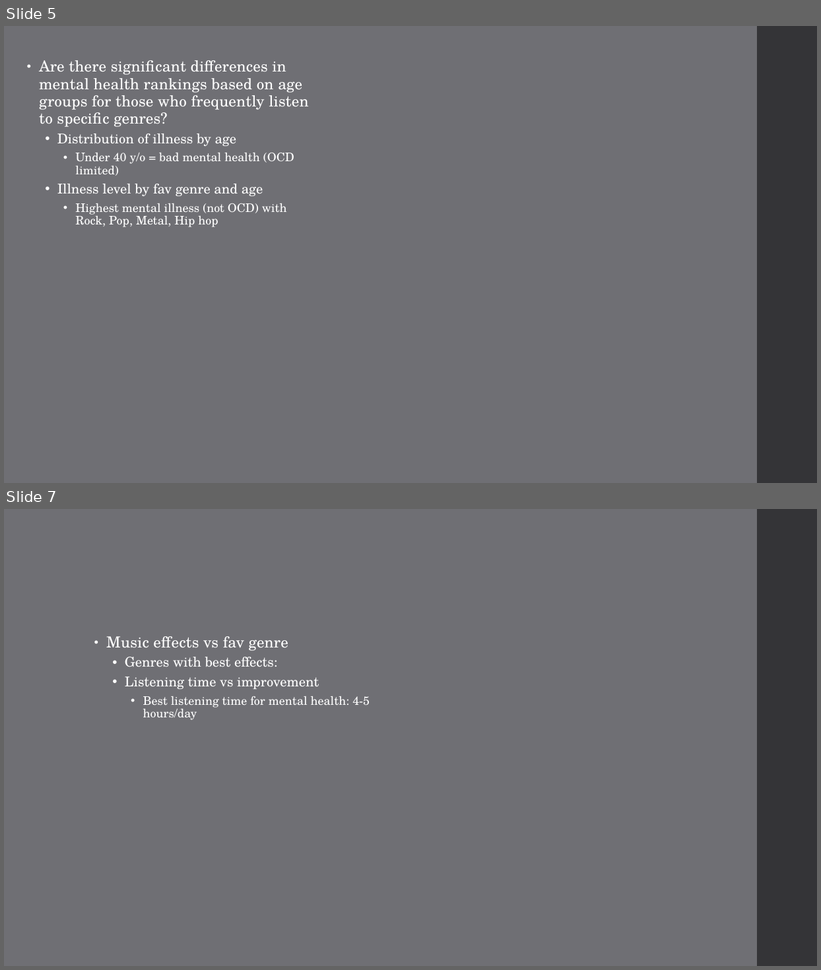
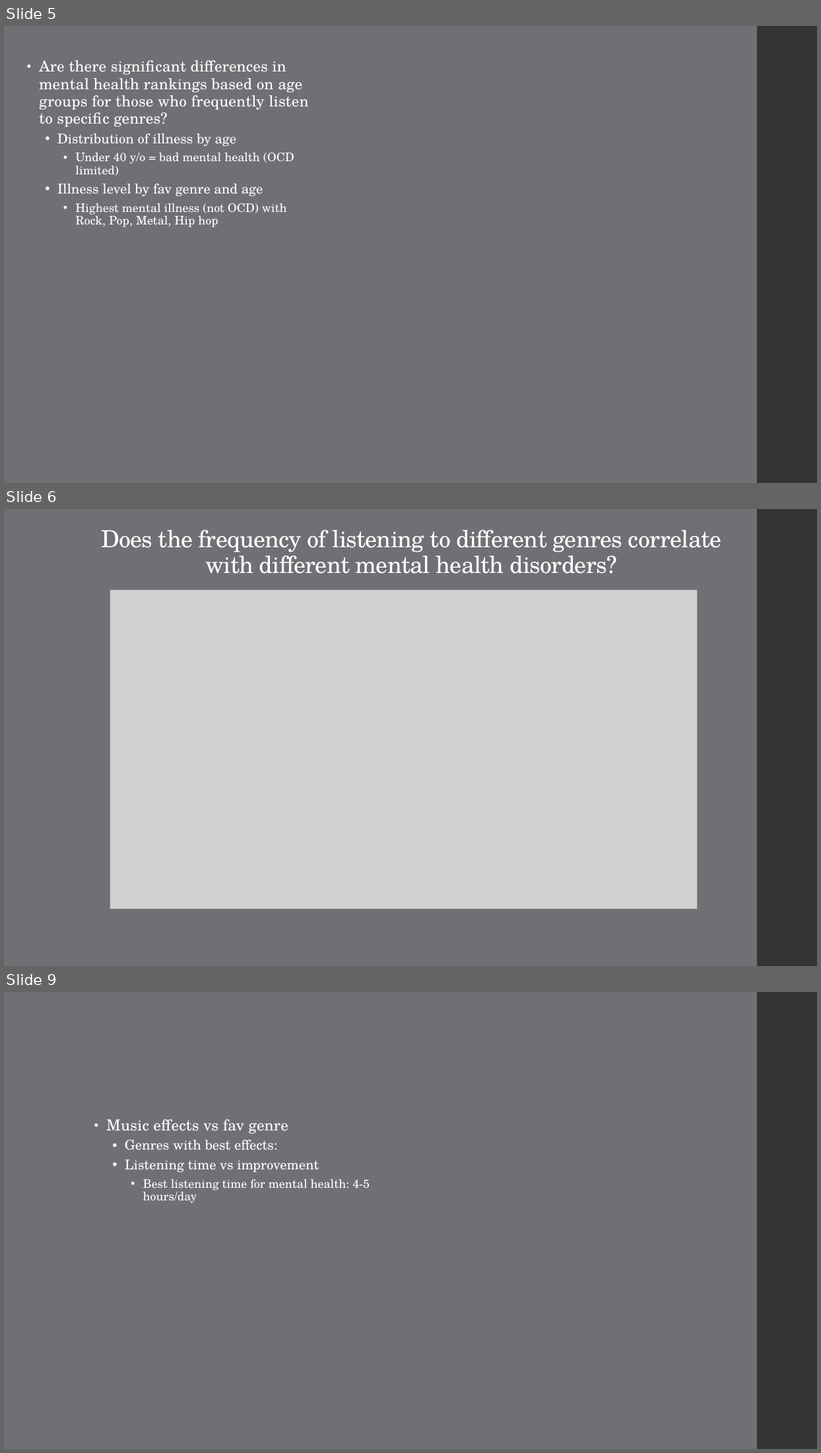
Before and after one commit to TheWizler/project1_group_10, a slide deck: Sarah's_work/Project 1 Presentation.pptx. Shown one above the other, each under a label of ours: slides 5 and 7 before the commit, slides 5, 6 and 9 after it; the slides between them are not shown. The pictures are 821x970 and 821x1453 pixels, drawn with LibreOffice and Linux fonts; fonts in the diff are those of the drawing; grey boxes stand for pictures. Boxes give left, top, right and bottom in pixels: in the first picture for what was removed or moved away, otherwise in the second. Text is boxed around its words. In the diff, an @@ line names an element or a change of style, - is before the commit and + after.

```diff
--- a/Sarah's_work/Project 1 Presentation.pptx
+++ b/Sarah's_work/Project 1 Presentation.pptx
@@ slide 6 added at (4, 509, 817, 966), background #6F6F74; not listed: 1 template element that a slide beside it also shows @@
@@ title added at (101, 529, 722, 574), 27.9 pt, text #FFFFFF @@
+Does the frequency of listening to different genres correlate with different mental health disorders?
@@ picture added at (110, 590, 697, 910) @@
@@ what was slide 7 is now slide 9 @@
```
Also in this commit, not shown: 6 slides changed, 2 other slides added, 1 slide removed, 24 other files.
